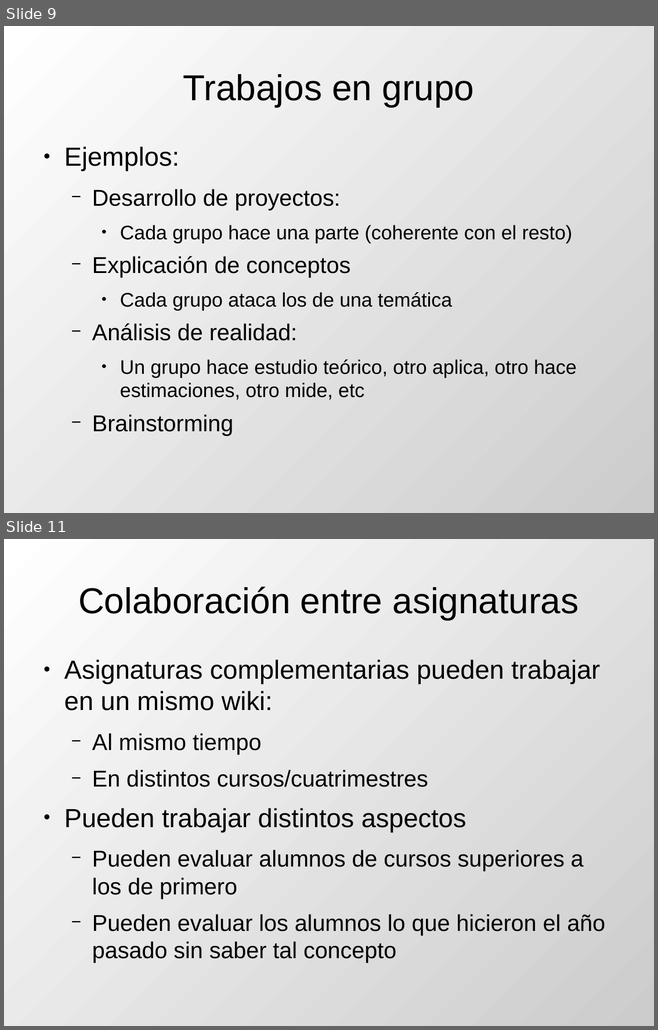
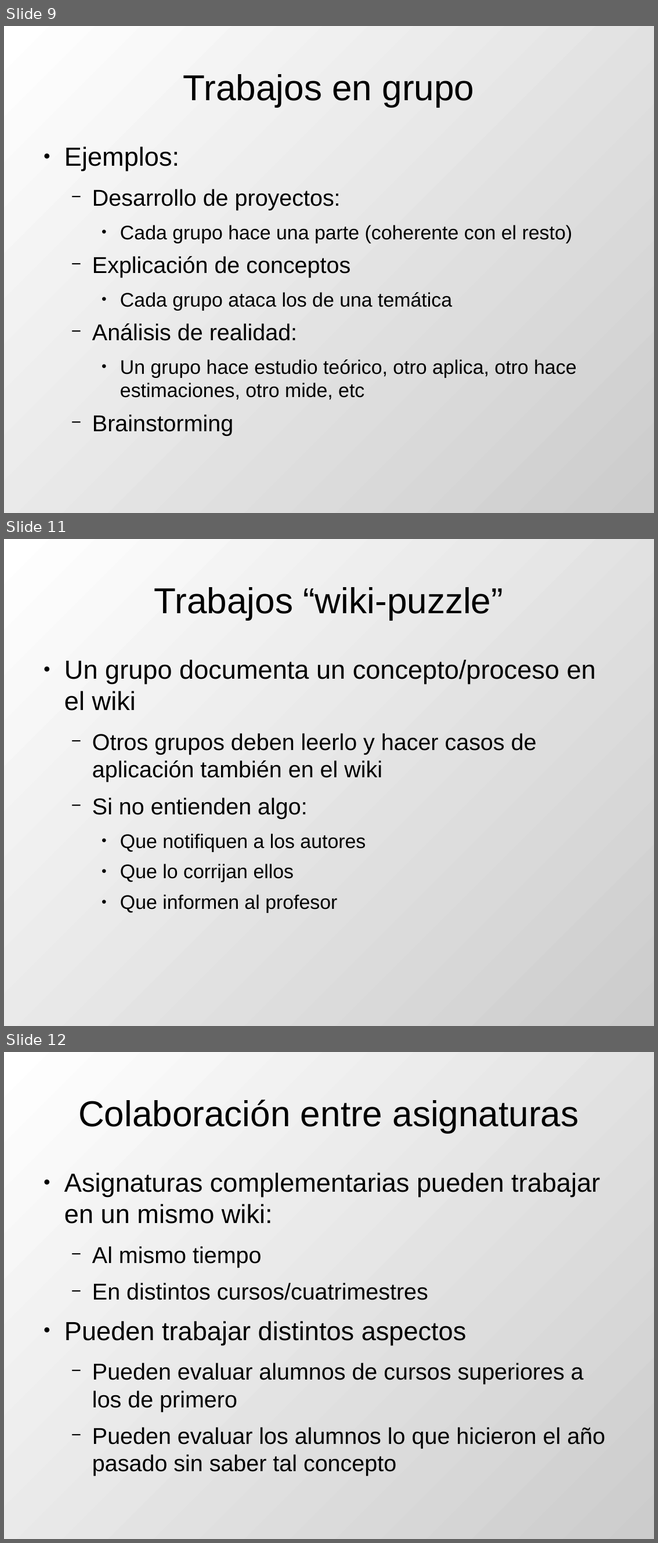
Before and after one commit to DrPantera/wikis4education, a slide deck: uca-2013_07/tema-2-WikisEnEducacion.odp. Shown one above the other, each under a label of ours: slides 9 and 11 before the commit, slides 9, 11 and 12 after it; the slides between them are not shown. The pictures are 658x1030 and 658x1543 pixels, drawn with LibreOffice and Linux fonts; fonts in the diff are those of the drawing. Boxes give left, top, right and bottom in pixels: in the first picture for what was removed or moved away, otherwise in the second. Text is boxed around its words. In the diff, an @@ line names an element or a change of style, - is before the commit and + after.

```diff
--- a/uca-2013_07/tema-2-WikisEnEducacion.odp
+++ b/uca-2013_07/tema-2-WikisEnEducacion.odp
@@ slide 11 added at bbox=[4, 539, 654, 1026], background gradient #FFFFFF to #CCCCCC @@
@@ title added at bbox=[154, 587, 503, 620], 44 pt, text #000000 @@
+Trabajos “wiki-puzzle”
@@ text added at bbox=[64, 660, 596, 913], 28 pt, text #000000 @@
+● Un grupo documenta un concepto/proceso en el wiki
+  − Otros grupos deben leerlo y hacer casos de aplicación también en el wiki
+  − Si no entienden algo:
+    ● Que notifiquen a los autores
+    ● Que lo corrijan ellos
+    ● Que informen al profesor
@@ what was slide 11 is now slide 12 @@
```
Also in this commit, not shown: 1 slide changed, 1 other file.
